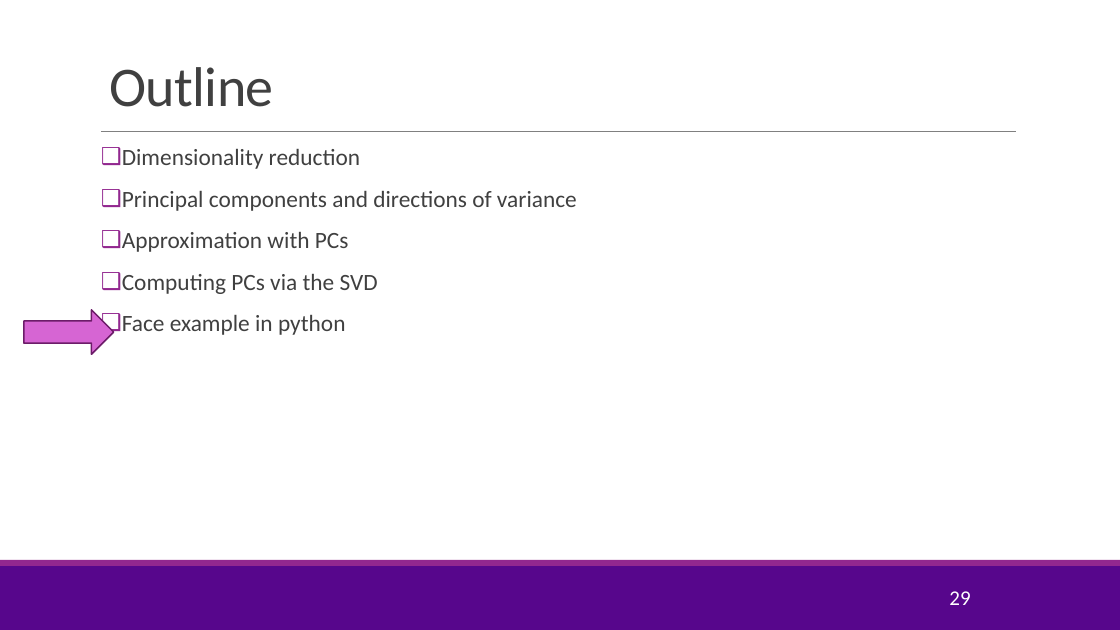
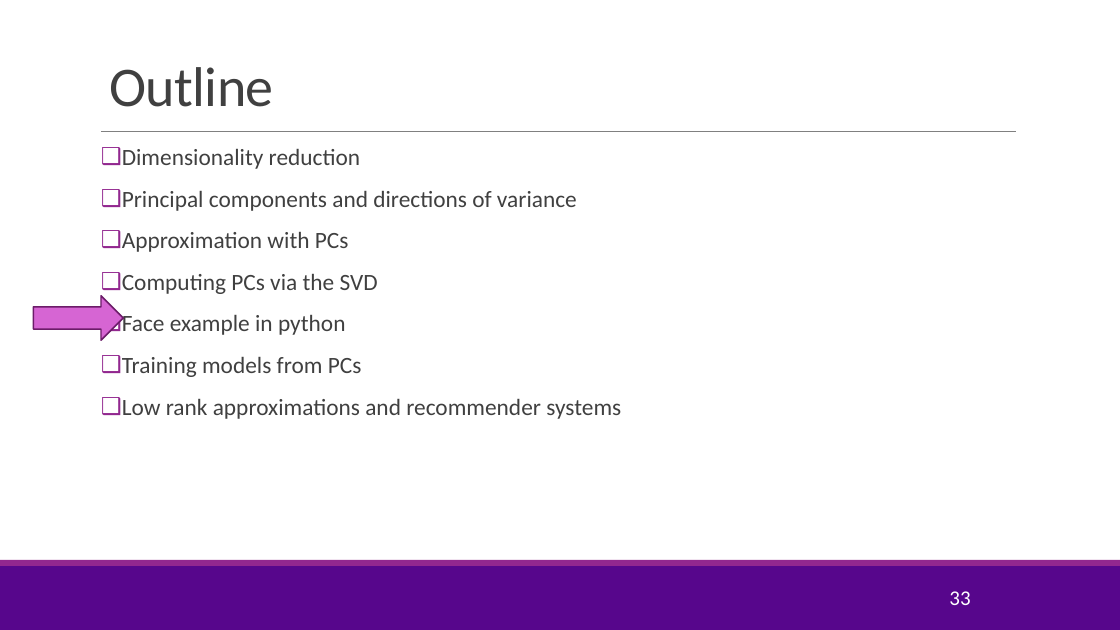
Before and after one commit to sdrangan/introml, a slide deck: slide 33 of lectures/Lect11_PCA.pptx (slide 29 before the commit). Drawn at 1120x630 pixels with LibreOffice and Linux fonts; fonts in the diff are those of the drawing; background and template pictures are left out. Boxes give left, top, right and bottom in pixels: in the first picture for what was removed or moved away, otherwise in the second. Text is boxed around its words. In the diff, an @@ line names an element or a change of style, - is before the commit and + after.

```diff
--- a/lectures/Lect11_PCA.pptx
+++ b/lectures/Lect11_PCA.pptx
@@ right arrow: place and size @@
-right arrow at (24,310,113,355)
+right arrow at (34,296,124,340)
@@ text at (122,357,621,419): paragraphs added @@
+❑ Training models from PCs
+❑ Low rank approximations and recommender systems
@@ page number at (949,591,970,605): text changed @@
-29
+33
```
Also in this commit, not shown: 8 other slides changed, 21 slides added, 3 slides removed, 5 other files.
